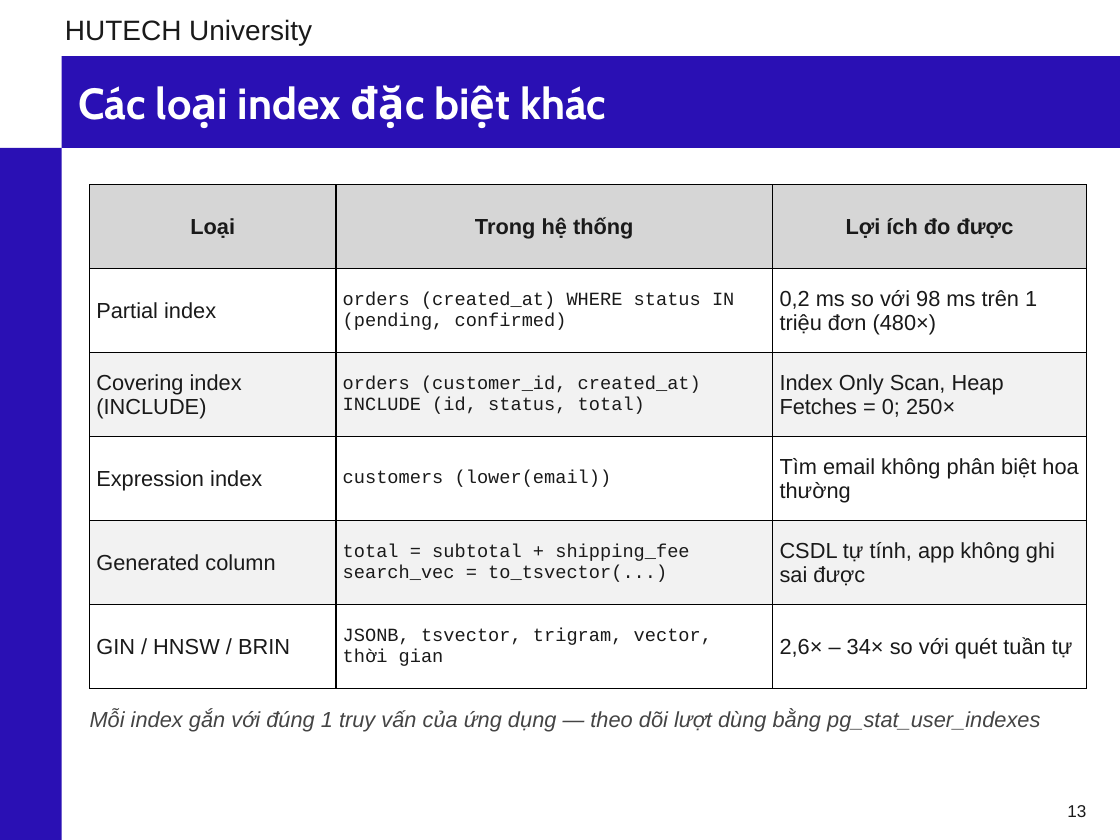
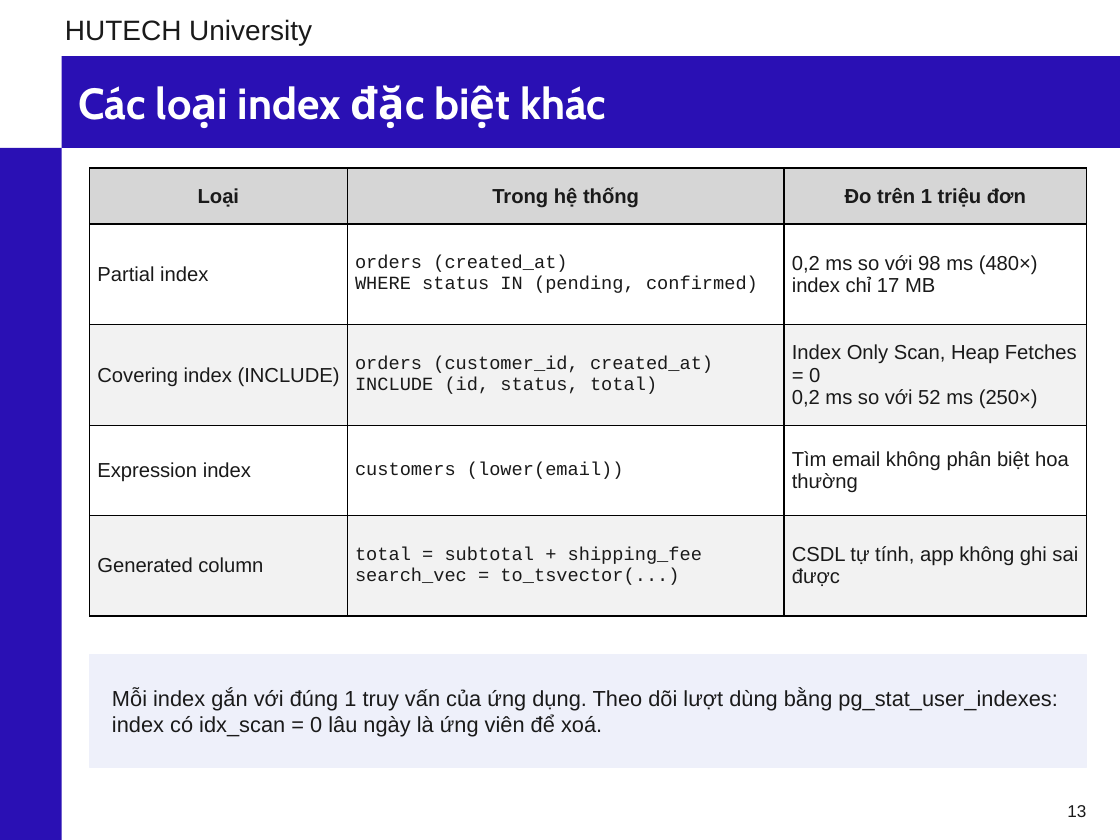
Before and after one commit to phunganhtuan123/master-csdl, a slide deck: slide 13 of docs/Slide_CSDL_Nhom6_PostgreSQL.pptx. Drawn at 1120x840 pixels with LibreOffice and Linux fonts; fonts in the diff are those of the drawing; background and template pictures are left out. Boxes give left, top, right and bottom in pixels: in the first picture for what was removed or moved away, otherwise in the second. Text is boxed around its words. In the diff, an @@ line names an element or a change of style, - is before the commit and + after.

Commit message:
Slide bố cục mới, tiểu luận theo template lớp, COMMANDS.md; dọn file thừa

```diff
--- a/docs/Slide_CSDL_Nhom6_PostgreSQL.pptx
+++ b/docs/Slide_CSDL_Nhom6_PostgreSQL.pptx
@@ table at [90, 168, 1086, 590] @@
-row 1, column 3: Lợi ích đo được
+row 1, column 3: Đo trên 1 triệu đơn
-row 2, column 2: orders (created_at) WHERE status IN (pending, confirmed)
+row 2, column 2: orders (created_at) / WHERE status IN (pending, confirmed)
-row 2, column 3: 0,2 ms so với 98 ms trên 1 triệu đơn (480×)
+row 2, column 3: 0,2 ms so với 98 ms (480×) / index chỉ 17 MB
-row 3, column 2: orders (customer_id, created_at) INCLUDE (id, status, total)
+row 3, column 2: orders (customer_id, created_at) / INCLUDE (id, status, total)
-row 3, column 3: Index Only Scan, Heap Fetches = 0; 250×
+row 3, column 3: Index Only Scan, Heap Fetches = 0 / 0,2 ms so với 52 ms (250×)
-row 6: GIN / HNSW / BRIN | JSONB, tsvector, trigram, vector, thời gian | 2,6× – 34× so với quét tuần tự
@@ table: place and size @@
-table at [90, 185, 1086, 670]
+table at [90, 168, 1086, 590]
@@ rectangle added at [90, 655, 1086, 767], fill #EEF0FA, outline #EEF0FA 1 pt @@
@@ text "Mỗi index gắn với đúng ..." at [112, 689, 1057, 737]: vertical alignment top to middle @@
@@ text at [112, 689, 1057, 737]: text changed; text colour #444444 to #1A1A1A; italic off @@
-Mỗi index gắn với đúng 1 truy vấn của ứng dụng — theo dõi lượt dùng bằng pg_stat_user_indexes
+Mỗi index gắn với đúng 1 truy vấn của ứng dụng. Theo dõi lượt dùng bằng pg_stat_user_indexes: index có idx_scan = 0 lâu ngày là ứng viên để xoá.
```
Also in this commit, not shown: 15 other slides changed, 1 slide added, 1 slide removed, 43 other files.
